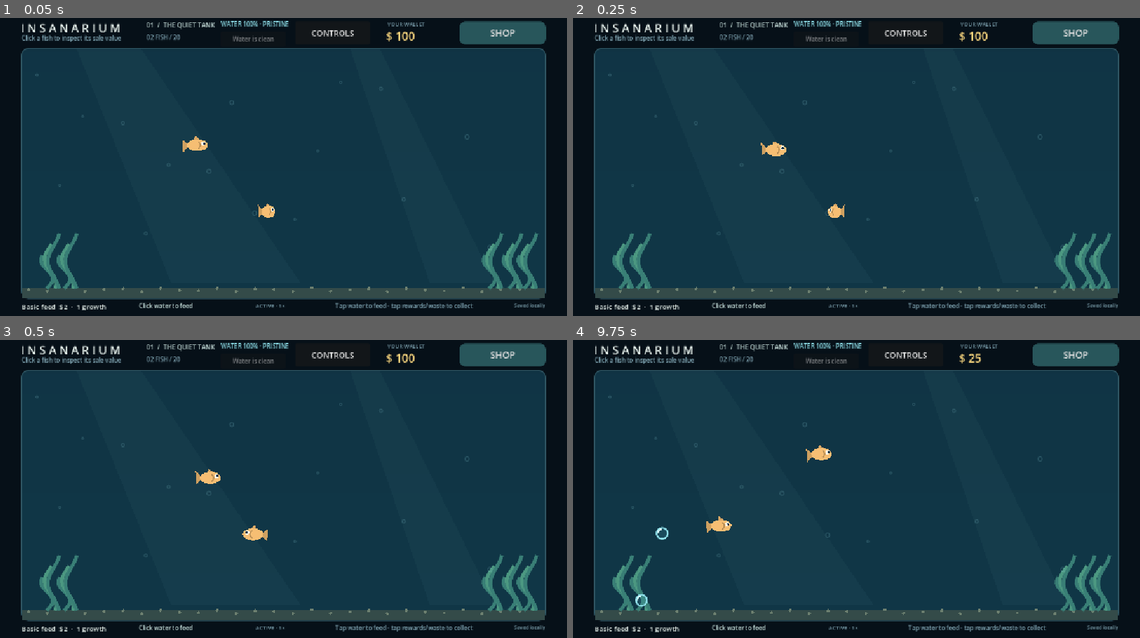
Above: before the commit, frames 1-4 (two rows, left to right).
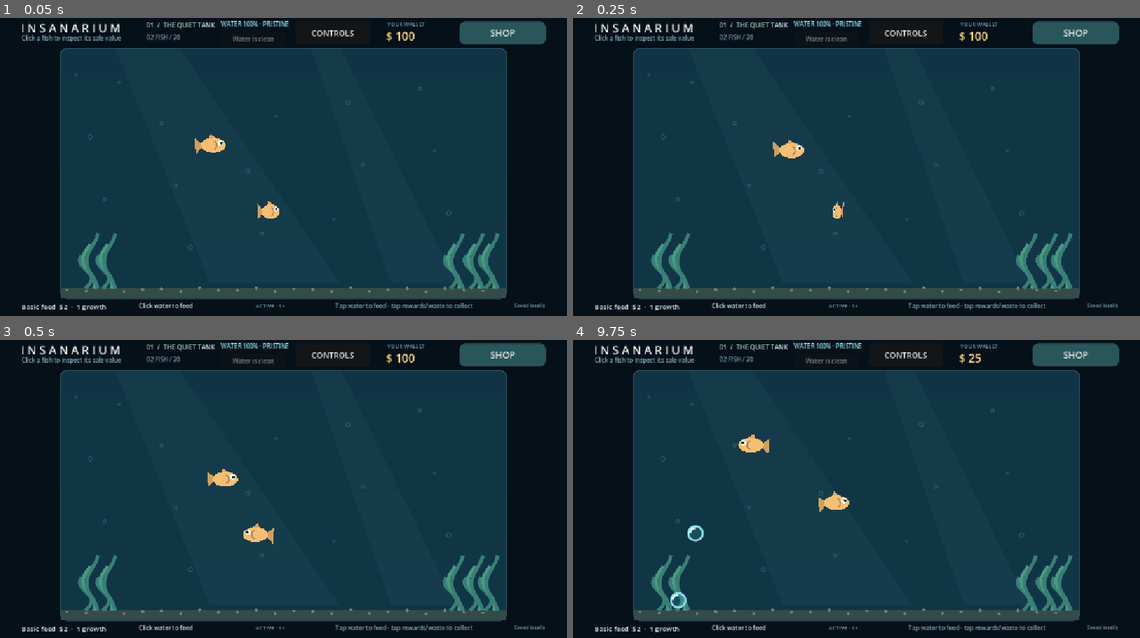
Above: after the commit, the same moments.

Repository: joshuakosasih/insanarium
Game: Godot game, scene res://scenes/aquarium.tscn
Two runs of this game, one before a commit and one after it. Both use one fixed random seed, a clock stepped at 60 frames per second and the inputs below.
Inputs (mouse positions are in pixels of both pictures, inside the frame that each line leads up to):
- Up to frame 1 (0.05 s): no input
- Up to frame 2 (0.25 s): no input
- Up to frame 3 (0.5 s): no input
- Up to frame 4 (9.75 s): click "SHOP" at 0.5 s; click (629, 414) at 1.27 s; click (703, 414) at 2.02 s; click (782, 414) at 2.77 s; click (856, 414) at 3.52 s; click (629, 489) at 4.27 s; click (703, 489) at 5.02 s; click (782, 489) at 5.77 s; click (856, 489) at 6.52 s; click (629, 563) at 7.27 s; click (703, 563) at 8.02 s; click "Capacity +1 $75" at 8.75 s; click "SHOP" at 9.5 s

The runs differ from the first frame. In frame 1, 14% of the frame differs, in the area x 3-97%, y 10-95%; in frame 2, 14%; in frame 3, 14%; in frame 4, 15%.

Commit message:
Introduce compact starter tank presentation

Diff:
--- a/scripts/aquarium.gd
+++ b/scripts/aquarium.gd
@@ -9,11 +9,15 @@
 const MobileOrientationGateScript = preload("res://scripts/ui/mobile_orientation_gate.gd")
 const TANK := Rect2(48, 166, 1056, 504)
 const SWIM_BOUNDS := Rect2(85, 197, 982, 443)
+const STARTER_TANK_WIDTH := 900.0
+const CREATURE_PRESENTATION_SCALE := 1.22
+const COLLECTIBLE_PRESENTATION_SCALE := 1.30
+const PET_PRESENTATION_SCALE := 1.16
 const TANK_BOTTOM_MARGIN := 36.0
 const POINTER_DUPLICATE_MS := 180
 const POINTER_DUPLICATE_RADIUS := 28.0
-var tank_rect := TANK
-var swim_bounds := SWIM_BOUNDS
+var tank_rect := Rect2(TANK.position, Vector2(STARTER_TANK_WIDTH, TANK.size.y))
+var swim_bounds := Rect2(SWIM_BOUNDS.position, Vector2(STARTER_TANK_WIDTH - (SWIM_BOUNDS.position.x - TANK.position.x) * 2.0, SWIM_BOUNDS.size.y))
 var feeds: Array[FeedProfile] = FeedProfile.tiers()
 var hud_layer: CanvasLayer
 var feed_upgrades := FeedUpgrades.new()
@@ -101,6 +105,8 @@
 	economy.money_changed.connect(update_money)
 	update_money(economy.money)
 	invasions = InvasionDirector.new()
+	invasions.presentation_scale = PET_PRESENTATION_SCALE
+	invasions.bounds = Rect2(swim_bounds.position + Vector2(13, 21), swim_bounds.size - Vector2(26, 33))
 	invasions.alien_defeated.connect(func(at: Vector2) -> void: spawn_coin(at, 10, true))
 	invasions.process_mode = Node.PROCESS_MODE_PAUSABLE
 	add_child(invasions)
@@ -136,16 +142,16 @@
 		apply_catchup(data)
 
 func update_viewport_layout() -> void:
-	# Stretch-aspect expand adds logical width on wide screens. Use that width for
-	# the habitat itself while keeping the fixed-width HUD centered above it.
+	# The starter habitat has one fixed world size on every device. Center it in
+	# the available viewport so creatures keep the same proportion to the tank.
 	var viewport_size := get_viewport_rect().size
 	var extra_width: float = maxf(0.0, viewport_size.x - 1152.0)
-	tank_rect = Rect2(TANK.position, Vector2(maxf(TANK.size.x, viewport_size.x - TANK.position.x * 2.0), TANK.size.y))
-	swim_bounds = Rect2(SWIM_BOUNDS.position, Vector2(tank_rect.size.x - (SWIM_BOUNDS.position.x - TANK.position.x) * 2.0, SWIM_BOUNDS.size.y))
+	tank_rect = Rect2(TANK.position, Vector2(STARTER_TANK_WIDTH, TANK.size.y))
+	swim_bounds = Rect2(SWIM_BOUNDS.position, Vector2(STARTER_TANK_WIDTH - (SWIM_BOUNDS.position.x - TANK.position.x) * 2.0, SWIM_BOUNDS.size.y))
 	# Preserve the desktop placement, but move the world slightly upward on short
 	# phone viewports so the tank keeps a visible safe gap beneath its border.
 	var tank_y: float = minf(-70.0, viewport_size.y - tank_rect.end.y - TANK_BOTTOM_MARGIN)
-	position = Vector2(0.0, tank_y)
+	position = Vector2((viewport_size.x - tank_rect.size.x) * 0.5 - tank_rect.position.x, tank_y)
 	if is_instance_valid(hud_layer):
 		hud_layer.offset.x = extra_width * 0.5
 	var footer_y: float = position.y + tank_rect.end.y + 6.0
@@ -168,7 +174,12 @@
 			pet.bounds = Rect2(swim_bounds.position + Vector2(25, 23), swim_bounds.size - Vector2(50, 73))
 			pet.position = pet.position.clamp(pet.bounds.position, pet.bounds.end)
 	for coin in get_tree().get_nodes_in_group("coins"):
-		coin.collection_target.x = 825.0 + extra_width * 0.5
+		coin.collection_target.x = 825.0 + extra_width * 0.5 - position.x
+	if is_instance_valid(invasions):
+		invasions.bounds = Rect2(swim_bounds.position + Vector2(13, 21), swim_bounds.size - Vector2(26, 33))
+		if is_instance_valid(invasions.active):
+			invasions.active.bounds = invasions.bounds
+			invasions.active.position = invasions.active.position.clamp(invasions.bounds.position, invasions.bounds.end)
 	queue_redraw()
 
 func viewport_to_tank(viewport_position: Vector2) -> Vector2:
@@ -247,6 +258,7 @@
 func spawn_asset(kind: String) -> void:
 	if kind == "snail":
 		var snail := SnailPet.new()
+		snail.presentation_scale = PET_PRESENTATION_SCALE
 		snail.position = Vector2(300, 650)
 		snail.process_mode = Node.PROCESS_MODE_PAUSABLE
 		add_child(snail)
@@ -254,11 +266,13 @@
 		snail.apply_upgrades(int(assets.levels.snail_speed), int(assets.levels.snail_stamina), int(assets.levels.snail_sleep))
 	elif kind == "seahorse":
 		var seahorse := SeahorsePet.new()
+		seahorse.presentation_scale = PET_PRESENTATION_SCALE
 		seahorse.feed_produced.connect(supply_pet_food)
 		seahorse.process_mode = Node.PROCESS_MODE_PAUSABLE
 		add_child(seahorse)
 	elif kind == "puffer":
 		var puffer = BubblePufferScript.new()
+		puffer.presentation_scale = PET_PRESENTATION_SCALE
 		puffer.position = Vector2(760, 440)
 		puffer.process_mode = Node.PROCESS_MODE_PAUSABLE
 		add_child(puffer)
@@ -277,6 +291,7 @@
 	if get_tree().get_nodes_in_group("income_bubbles").size() >= assets.bubble_capacity():
 		return null
 	var bubble := IncomeBubble.new()
+	bubble.scale = Vector2.ONE * COLLECTIBLE_PRESENTATION_SCALE
 	bubble_rewards.multiplier = assets.bubble_multiplier()
 	bubble.value = bubble_rewards.roll(bubble_rng)
 	bubble.position = Vector2(bubble_rng.randf_range(swim_bounds.position.x + 35, swim_bounds.end.x - 35), bubble_rng.randf_range(615, 645))
@@ -378,6 +393,7 @@
 	if not from_save and get_tree().get_nodes_in_group("fish").size() >= breeding.CAPACITY:
 		return null
 	var fish := AquariumFish.new()
+	fish.presentation_scale = CREATURE_PRESENTATION_SCALE
 	if not from_save:
 		fish.genome.randomize_traits()
 	if not from_save:
@@ -408,10 +424,13 @@
 		existing.queue_redraw()
 		return existing
 	var coin := TankCoin.new()
+	coin.scale = Vector2.ONE * COLLECTIBLE_PRESENTATION_SCALE
 	coin.position = at
 	coin.value = value
 	coin.diamond = diamond
 	coin.lifetime = assets.coin_lifetime()
+	var extra_width: float = maxf(0.0, get_viewport_rect().size.x - 1152.0)
+	coin.collection_target.x = 825.0 + extra_width * 0.5 - position.x
 	coin.grounded = coin.position.y >= coin.floor_y
 	coin.collected.connect(economy.credit)
 	coin.collected.connect(func(_value: int) -> void: audio.play("coin"))
@@ -426,6 +445,7 @@
 	if get_tree().get_nodes_in_group("waste").size() >= 100:
 		return null
 	var waste := FishWaste.new()
+	waste.scale = Vector2.ONE * COLLECTIBLE_PRESENTATION_SCALE
 	waste.position = at.clamp(swim_bounds.position, Vector2(swim_bounds.end.x, waste.floor_y))
 	waste.process_mode = Node.PROCESS_MODE_PAUSABLE
 	add_child(waste)
@@ -469,6 +489,7 @@
 
 func spawn_food(at: Vector2, feed: FeedProfile) -> FishFood:
 	var food := FishFood.new()
+	food.scale = Vector2.ONE * COLLECTIBLE_PRESENTATION_SCALE
 	food.profile = feed
 	food.position = at.clamp(swim_bounds.position, swim_bounds.end)
 	food.expired.connect(on_food_expired)
@@ -546,20 +567,20 @@
 
 func handle_tank_click(at: Vector2) -> void:
 	for bubble in get_tree().get_nodes_in_group("income_bubbles"):
-		if bubble.position.distance_to(at) <= IncomeBubble.HIT_RADIUS:
+		if bubble.position.distance_to(at) <= IncomeBubble.HIT_RADIUS * absf(bubble.scale.x):
 			bubble.pop()
 			return
 	for alien in get_tree().get_nodes_in_group("invaders"):
-		if not alien.dead and alien.position.distance_to(at) <= 48.0:
+		if not alien.dead and alien.position.distance_to(at) <= 48.0 * absf(alien.scale.x):
 			alien.hit(at)
 			audio.play("hit")
 			return
 	for coin in get_tree().get_nodes_in_group("coins"):
-		if not coin.claimed and coin.position.distance_to(at) <= 24.0:
+		if not coin.claimed and coin.position.distance_to(at) <= 24.0 * absf(coin.scale.x):
 			coin.collect()
 			return
 	for waste in get_tree().get_nodes_in_group("waste"):
-		if waste.position.distance_to(at) <= 20.0:
+		if waste.position.distance_to(at) <= 20.0 * absf(waste.scale.x):
 			clean_waste(waste)
 			return
 	for fish in get_tree().get_nodes_in_group("fish"):
--- a/scripts/creatures/fish.gd
+++ b/scripts/creatures/fish.gd
@@ -18,6 +18,7 @@
 var selected: bool = false
 var growth := FishGrowth.new()
 var visual_size: float = 0.75
+var presentation_scale: float = 1.0
 var profile: FishProfile
 var bounds: Rect2
 var hunger: float = 0.0
@@ -34,7 +35,7 @@
 		profile = FishProfile.new()
 	health.configure_maximum(genome.max_health(), true)
 	growth.stage_changed.connect(_on_stage_changed)
-	visual_size = profile.growth_sizes[growth.stage]
+	visual_size = profile.growth_sizes[growth.stage] * presentation_scale
 	scale = Vector2.ONE * visual_size
 	hunger = randf_range(0.1, 0.48)
 	coin_left = randf_range(3.0, genome.output_interval(profile.coin_interval))
@@ -84,7 +85,7 @@
 	position = position.clamp(bounds.position, bounds.end)
 	if absf(movement.x) > 3.0:
 		facing = signf(movement.x)
-	visual_size = move_toward(visual_size, profile.growth_sizes[growth.stage], delta * 0.5)
+	visual_size = move_toward(visual_size, profile.growth_sizes[growth.stage] * presentation_scale, delta * 0.5)
 	scale.x = move_toward(scale.x, facing * visual_size, delta * 5.0)
 	scale.y = visual_size
 	phase += delta * 7.0
--- a/scripts/pets/bubble_puffer.gd
+++ b/scripts/pets/bubble_puffer.gd
@@ -12,11 +12,13 @@
 var seen_bubbles: Dictionary = {}
 var phase: float = 0.0
 var rng := RandomNumberGenerator.new()
+var presentation_scale: float = 1.0
 const CONTACT_RADIUS: float = 22.0
 const PUFF_DURATION: float = 0.7
 
 func _ready() -> void:
 	add_to_group("pets")
+	scale = Vector2.ONE * presentation_scale
 	rng.randomize()
 	destination = position
 	z_index = 4
@@ -34,7 +36,7 @@
 	if is_instance_valid(target_bubble) and not target_bubble.claimed and not target_bubble.is_queued_for_deletion():
 		destination = target_bubble.position
 		move_toward_point(destination, delta)
-		if position.distance_to(target_bubble.position) <= CONTACT_RADIUS + target_bubble.RADIUS:
+		if position.distance_to(target_bubble.position) <= CONTACT_RADIUS * presentation_scale + target_bubble.RADIUS * absf(target_bubble.scale.x):
 			target_bubble.pop()
 			target_bubble = null
 			puff_left = PUFF_DURATION
@@ -63,7 +65,7 @@
 func move_toward_point(point: Vector2, delta: float) -> void:
 	var direction: Vector2 = point - position
 	if absf(direction.x) > 1.0:
-		scale.x = signf(direction.x)
+		scale.x = signf(direction.x) * presentation_scale
 	position = position.move_toward(point.clamp(bounds.position, bounds.end), move_speed * delta)
 
 func _draw() -> void:
--- a/scripts/pets/seahorse.gd
+++ b/scripts/pets/seahorse.gd
@@ -7,9 +7,11 @@
 var feed_left: float = 8.0
 var phase: float = 0.0
 var anchor := Vector2(180, 320)
+var presentation_scale: float = 1.0
 
 func _ready() -> void:
 	add_to_group("pets")
+	scale = Vector2.ONE * presentation_scale
 	position = anchor
 
 func _process(delta: float) -> void:
--- a/scripts/pets/snail.gd
+++ b/scripts/pets/snail.gd
@@ -8,9 +8,11 @@
 var sleep_left: float = 0.0
 var sleep_duration: float = 20.0
 var horizontal_bounds := Vector2(85, 1067)
+var presentation_scale: float = 1.0
 
 func _ready() -> void:
 	add_to_group("pets")
+	scale = Vector2.ONE * presentation_scale
 	apply_upgrades(0, 0, 0)
 
 func apply_upgrades(speed_level: int, stamina_level: int, sleep_level: int) -> void:
@@ -41,7 +43,7 @@
 		return
 	var direction: float = target.position.x - position.x
 	if absf(direction) > 2.0:
-		scale.x = signf(direction)
+		scale.x = signf(direction) * presentation_scale
 		position.x = clampf(move_toward(position.x, target.position.x, crawl_speed * delta), horizontal_bounds.x, horizontal_bounds.y)
 		stamina_left = maxf(0.0, stamina_left - delta)
 	if absf(position.x - target.position.x) <= 20.0:
--- a/scripts/systems/invasion_director.gd
+++ b/scripts/systems/invasion_director.gd
@@ -9,6 +9,8 @@
 var spawn_at := Vector2.ZERO
 var active: TankAlien
 var running: bool = true
+var bounds := Rect2(98, 218, 956, 410)
+var presentation_scale: float = 1.0
 
 func _ready() -> void:
 	z_index = 9
@@ -20,7 +22,7 @@
 func begin_warning() -> void:
 	if not running or warning_left > 0.0 or is_instance_valid(active):
 		return
-	spawn_at = Vector2(100 if randf() < 0.5 else 1050, randf_range(245, 580))
+	spawn_at = Vector2(bounds.position.x if randf() < 0.5 else bounds.end.x, randf_range(bounds.position.y + 27, bounds.end.y - 48))
 	warning_left = warning_duration
 	warning_started.emit()
 	queue_redraw()
@@ -33,6 +35,8 @@
 		warning_left = maxf(0.0, warning_left - delta)
 		if warning_left <= 0.0:
 			active = TankAlien.new()
+			active.scale = Vector2.ONE * presentation_scale
+			active.bounds = bounds
 			active.position = spawn_at
 			active.defeated.connect(_on_defeated)
 			add_child(active)
--- a/tests/prototype_test.gd
+++ b/tests/prototype_test.gd
@@ -26,7 +26,10 @@
 	var sample_viewport_point: Vector2 = tank.get_global_transform_with_canvas() * sample_tank_point
 	check(tank.viewport_to_tank(sample_viewport_point).is_equal_approx(sample_tank_point), "pointer conversion reverses the complete scaled and centered canvas transform")
 	check(tank.position.y + tank.tank_rect.end.y <= tank.get_viewport_rect().size.y - tank.TANK_BOTTOM_MARGIN, "short viewports retain a safe margin below the tank")
-	check(tank.tank_rect.size.x == maxf(tank.TANK.size.x, tank.get_viewport_rect().size.x - tank.TANK.position.x * 2.0), "tank width follows the available landscape viewport")
+	check(tank.tank_rect.size.x == tank.STARTER_TANK_WIDTH, "starter tank keeps one consistent world width across devices")
+	var visible_tank_left: float = tank.position.x + tank.tank_rect.position.x
+	var visible_tank_right: float = tank.position.x + tank.tank_rect.end.x
+	check(is_equal_approx(visible_tank_left, tank.get_viewport_rect().size.x - visible_tank_right), "starter tank remains centered in the available viewport")
 	var visible_tank_top: float = tank.position.y + tank.tank_rect.position.y
 	var visible_tank_bottom: float = tank.position.y + tank.tank_rect.end.y
 	check(tank.controls_button.position.y + tank.controls_button.size.y < visible_tank_top and tank.shop_button.position.y + tank.shop_button.size.y < visible_tank_top, "shop and controls occupy the header above the tank")
Not shown, changed: README.md
Not shown, changed: build/web/index.html
Not shown, changed: build/web/index.pck
